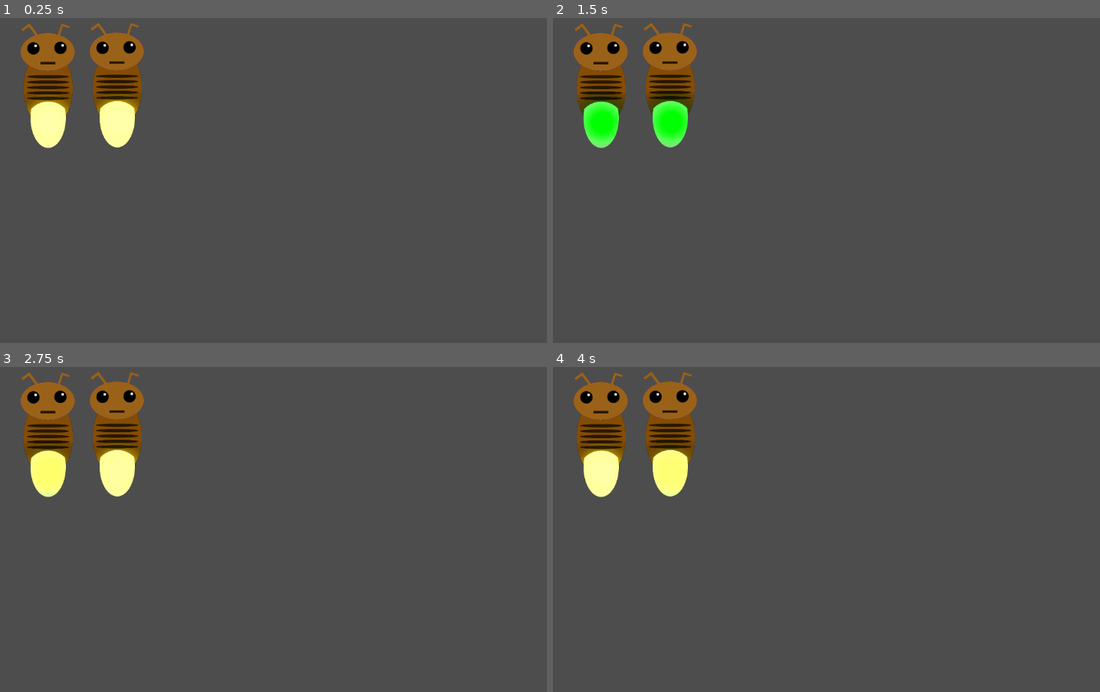
Above: before the commit, frames 1-4 (two rows, left to right).
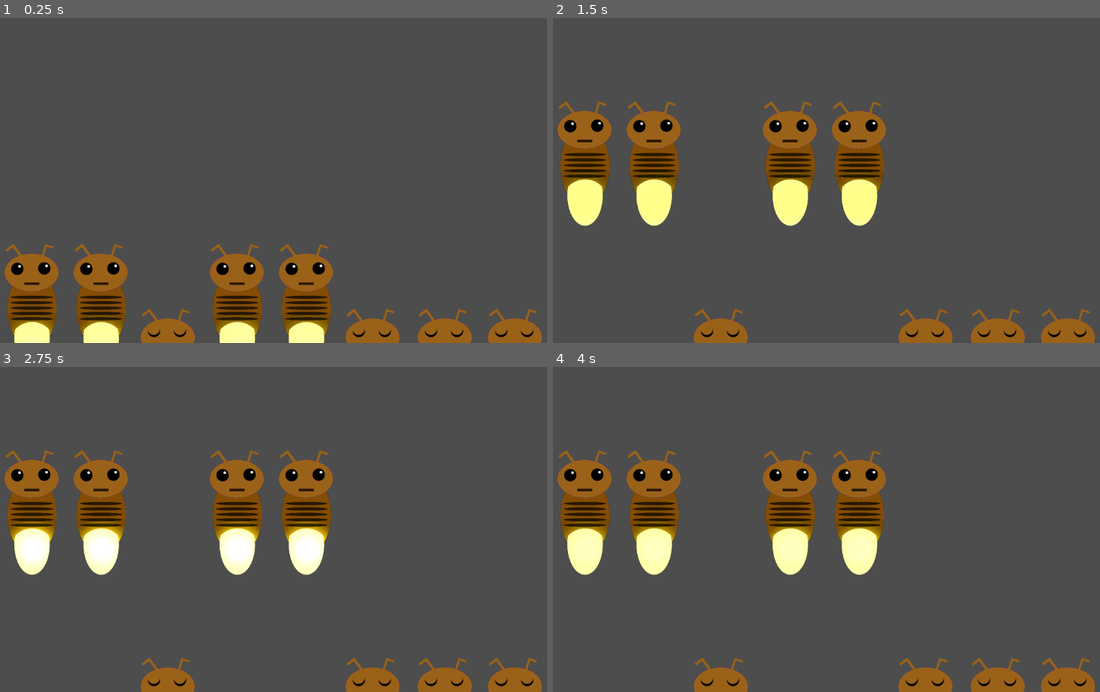
Above: after the commit, the same moments.

Repository: Kaijiro/ld56
Game: Godot game, scene res://scenes/ld_56.tscn
Same seed, same stepped clock (60 frames per second), same inputs: the game is played once before the commit and once after it.
Inputs (mouse positions are in pixels of both pictures, inside the frame that each line leads up to):
- Up to frame 1 (0.25 s): no input
- Up to frame 2 (1.5 s): move the mouse to (602, 89) at 0.52 s; click (602, 89) at 0.6 s; move the mouse to (667, 89) at 1.27 s; click (667, 89) at 1.35 s
- Up to frame 3 (2.75 s): move the mouse to (339, 451) at 2.02 s; click (339, 451) at 2.1 s
- Up to frame 4 (4 s): move the mouse to (799, 591) at 2.77 s; click (799, 591) at 2.85 s; move the mouse to (1007, 575) at 3.52 s; click (1007, 575) at 3.6 s

The runs differ from the first frame. In frame 1, 17% of the frame differs, in the area x 0-100%, y 1-100%; in frame 2, 18%; in frame 3, 18%; in frame 4, 18%.

Commit message:
Fireflies interactable - second iteration

Diff:
--- a/scenes/firefly.tscn
+++ b/scenes/firefly.tscn
@@ -1,22 +1,58 @@
-[gd_scene load_steps=11 format=3 uid="uid://ba2wt0cwplpt0"]
+[gd_scene load_steps=14 format=3 uid="uid://ba2wt0cwplpt0"]
 
 [ext_resource type="Script" path="res://scripts/firefly.gd" id="1_0mb7h"]
 [ext_resource type="Texture2D" uid="uid://q7jshavpenqs" path="res://assets/body.png" id="1_jsfil"]
 [ext_resource type="Texture2D" uid="uid://cu4odgjw2a34l" path="res://assets/head_sheet.png" id="2_k51sn"]
 [ext_resource type="Texture2D" uid="uid://dcpxyx5uyhgqi" path="res://assets/tail.png" id="3_keolc"]
 
-[sub_resource type="AtlasTexture" id="AtlasTexture_cpc2h"]
+[sub_resource type="AtlasTexture" id="AtlasTexture_pec36"]
 atlas = ExtResource("2_k51sn")
 region = Rect2(0, 0, 241, 213)
+
+[sub_resource type="AtlasTexture" id="AtlasTexture_m782c"]
+atlas = ExtResource("2_k51sn")
+region = Rect2(482, 0, 241, 213)
+
+[sub_resource type="AtlasTexture" id="AtlasTexture_bqokt"]
+atlas = ExtResource("2_k51sn")
+region = Rect2(241, 0, 241, 213)
+
+[sub_resource type="AtlasTexture" id="AtlasTexture_fbn56"]
+atlas = ExtResource("2_k51sn")
+region = Rect2(723, 0, 241, 213)
 
 [sub_resource type="SpriteFrames" id="SpriteFrames_aikpu"]
 animations = [{
 "frames": [{
 "duration": 1.0,
-"texture": SubResource("AtlasTexture_cpc2h")
+"texture": SubResource("AtlasTexture_pec36")
 }],
 "loop": true,
 "name": &"idle",
+"speed": 20.0
+}, {
+"frames": [{
+"duration": 1.0,
+"texture": SubResource("AtlasTexture_m782c")
+}],
+"loop": true,
+"name": &"oops",
+"speed": 5.0
+}, {
+"frames": [{
+"duration": 1.0,
+"texture": SubResource("AtlasTexture_bqokt")
+}],
+"loop": true,
+"name": &"sing",
+"speed": 5.0
+}, {
+"frames": [{
+"duration": 1.0,
+"texture": SubResource("AtlasTexture_fbn56")
+}],
+"loop": true,
+"name": &"sleep",
 "speed": 5.0
 }]
 
@@ -67,7 +103,7 @@
 [node name="TailLight" type="PointLight2D" parent="."]
 position = Vector2(137, 266)
 scale = Vector2(0.456161, 0.456161)
-color = Color(0, 0.88, 0.0586666, 1)
+color = Color(0.49, 0.114333, 0, 1)
 energy = 4.0
 blend_mode = 2
 texture = SubResource("GradientTexture2D_5et4v")
--- a/scenes/ld_56.tscn
+++ b/scenes/ld_56.tscn
@@ -5,8 +5,41 @@
 [node name="LD56" type="Node2D"]
 
 [node name="Firefly" parent="." instance=ExtResource("1_84c6k")]
-singing_light = Color(0.71, 0, 0.449667, 1)
+position = Vector2(-31, 550)
+singing_light = Color(0.490196, 0.113725, 0, 1)
+id = 1
 
 [node name="Firefly2" parent="." instance=ExtResource("1_84c6k")]
-position = Vector2(133, -1)
-singing_light = Color(0.0166664, 0, 1, 1)
+position = Vector2(102, 550)
+singing_light = Color(1, 0.583333, 0, 1)
+id = 2
+
+[node name="Firefly3" parent="." instance=ExtResource("1_84c6k")]
+position = Vector2(234, 550)
+singing_light = Color(0.966667, 1, 0, 1)
+id = 3
+
+[node name="Firefly4" parent="." instance=ExtResource("1_84c6k")]
+position = Vector2(364, 550)
+singing_light = Color(0, 1, 0.0666666, 1)
+id = 4
+
+[node name="Firefly5" parent="." instance=ExtResource("1_84c6k")]
+position = Vector2(497, 550)
+singing_light = Color(0.0261, 0.574635, 0.87, 1)
+id = 5
+
+[node name="Firefly6" parent="." instance=ExtResource("1_84c6k")]
+position = Vector2(628, 550)
+singing_light = Color(0.00937953, 0.168305, 1, 1)
+id = 6
+
+[node name="Firefly7" parent="." instance=ExtResource("1_84c6k")]
+position = Vector2(767, 550)
+singing_light = Color(0.28945, 0.145349, 0.840661, 1)
+id = 7
+
+[node name="Firefly8" parent="." instance=ExtResource("1_84c6k")]
+position = Vector2(902, 550)
+singing_light = Color(0.466226, 0.0172693, 0.503273, 1)
+id = 8
--- a/scripts/firefly.gd
+++ b/scripts/firefly.gd
@@ -1,8 +1,11 @@
 extends Node2D
 
 @onready var tail_light: PointLight2D = $TailLight
+@onready var head: AnimatedSprite2D = $Head
 
+# Customisation
 @export var singing_light: Color = Color.BLUE_VIOLET
+@export var id: int = 0
 
 # Colors definition
 const idle_light: Color = Color.GREEN_YELLOW
@@ -10,26 +13,44 @@
 const good_light: Color = Color.DARK_GREEN
 
 # Light intensity
-const max_energy: float = 4.0
+const max_energy: float = 6.0
 const min_energy: float = 2.0
 const default_energy: float = 3.0
 var isPulseUp: bool = true
 var isPulsing: bool = true
-var pulsation_rate: float = 1.5
+@export var pulsation_rate: float = 2.0
 
 # Interactable
 var clickable: bool = false
-const delay_idle: float = 1.0
+@export var delay_idle: float = 0.5
+
+# Positionning
+@export var awake_height: int = 150
+@export var sleepy_height: int = 550
+@export var awake_speed: int = 500
+var is_awake: bool = false
+
+
 
 # Called when the node enters the scene tree for the first time.
 func _ready() -> void:
-    idle()
+    self.sleep()
+    # DEBUG PURPOSE
+
+    if randi() % 2:
+        self.awake()
 
 # Called every frame. 'delta' is the elapsed time since the previous frame.
 func _process(delta: float) -> void:
+    if self.is_awake && self.position.y > self.awake_height:
+        self.position.y -= delta * awake_speed
+
+    if !self.is_awake && self.position.y < self.sleepy_height:
+        self.position.y += delta * awake_speed
+
     # Placeholder click to test
     if self.clickable && Input.is_action_just_pressed("click"):
-        activate()
+        self.activate()
 
     if self.isPulsing:
         if self.isPulseUp:
@@ -41,8 +62,20 @@
             if self.tail_light.energy <= min_energy :
                 self.isPulseUp = true
 
+# For GameEngine to make this firefly active for this level
+func awake() -> void:
+    self.is_awake = true
+    self.idle()
+
+func sleep() -> void:
+    self.idle()
+    self.head.play("sleep")
+    self.is_awake = false
+
+
+# For GameEngine to make this firefly sing in the SimonSequence
 func sing() -> void:
-    print("Singing")
+    self.head.play("sing")
     self.isPulsing = false
     self.tail_light.energy = max_energy
     self.tail_light.color = singing_light
@@ -50,35 +83,35 @@
     self.idle()
 
 func idle() -> void:
-    print("I'm idle")
+    self.head.play("idle")
     self.isPulsing = true
     self.isPulseUp = false
     self.tail_light.color = idle_light
 
+# When player has clicked on a firefly
 func activate() -> void:
     self.clickable = false
-    print("call to engine to check if this is the right call")
+    print("call to engine to check if "+str(self.id)+" is the right call")
     # FOR DEBUG PURPOSE :
-    right()
+    self.sing()
 
 func wrong() -> void:
+    self.head.play("oops")
     self.isPulsing = false
     self.tail_light.energy = max_energy
     self.tail_light.color = wrong_light
     await get_tree().create_timer(delay_idle).timeout
-    idle()
+    self.idle()
 
 func right() -> void:
     self.isPulsing = false
     self.tail_light.energy = max_energy
     self.tail_light.color = good_light
     await get_tree().create_timer(delay_idle).timeout
-    idle()
+    self.idle()
 
 func _on_area_2d_mouse_entered() -> void:
-    print("clickable")
-    self.clickable = true
+    self.clickable = true && self.is_awake
 
 func _on_area_2d_mouse_exited() -> void:
-    print("non-clickable")
-    self.clickable = false
+    self.clickable = false && self.is_awake
Binary file changed: assets/head_sheet.png
